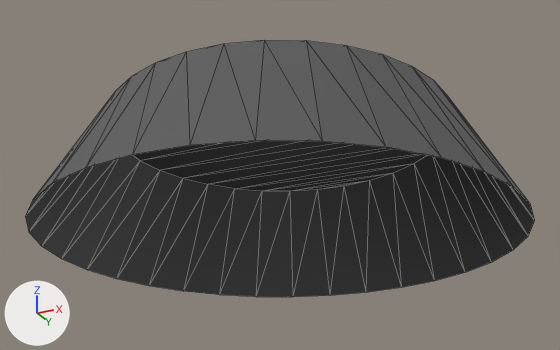
The COLLADA model iai_kuka_lwr4_description/meshes/arm_flanche.dae, before and after one commit.
Rendered twice from a camera (50 mm lens) standing at (0.0548, -0.1095, -0.0576) and looking at (0.0006, -0.0013, -0.0088). Arrows for +X, +Y and +Z are at lower left; the lights stay in place. Mesh edges are drawn as thin lines.

Before the edit, the objects in view are built like this:
```python
me_flanche_001 = bpy.data.meshes.new('flanche_001')
me_flanche_001.from_pydata(...)  # 64 vertices, 94 faces; spans x -0.04..0.04, y -0.04..0.04, z -0.02..0.0
me_flanche_001.materials.append(mat_black)  # dark grey #595959
ob_flanche = bpy.data.objects.new('flanche', me_flanche_001)
ob_flanche.location = (0.0, 0.0, 0.0)
```
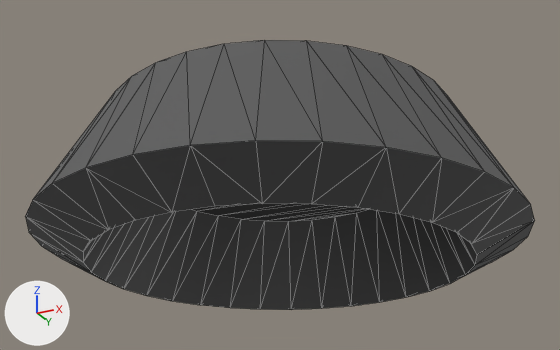
Commit message: solidified the complete kuka arm/collada meshes

What differs and where, as boxes [x1, y1, x2, y2] in the pictures (560 x 350 px):
'flanche', reshaped: before [25, 40, 535, 297]; after [25, 40, 535, 310]
part 1 of me_flanche_001, added (black): after [25, 141, 535, 310]

What changed in the scene script:
```text
Change me_flanche_001:
    used by ob_flanche; location = (0.0, 0.0, 0.0)
    remove me_flanche_001.from_pydata(...)  # 64 vertices, 94 faces; spans x -0.04..0.04, y -0.04..0.04, z -0.02..0.0
    add me_flanche_001.from_pydata(...)  # 128 vertices, 252 faces; spans x -0.04..0.04, y -0.04..0.04, z -0.0246..0.0
    me_flanche_001 part 1
    64 vertices are added at x -0.0311..0.0311, y -0.0311..0.0311, z -0.0246..-0.0084
    158 new faces join them
```
